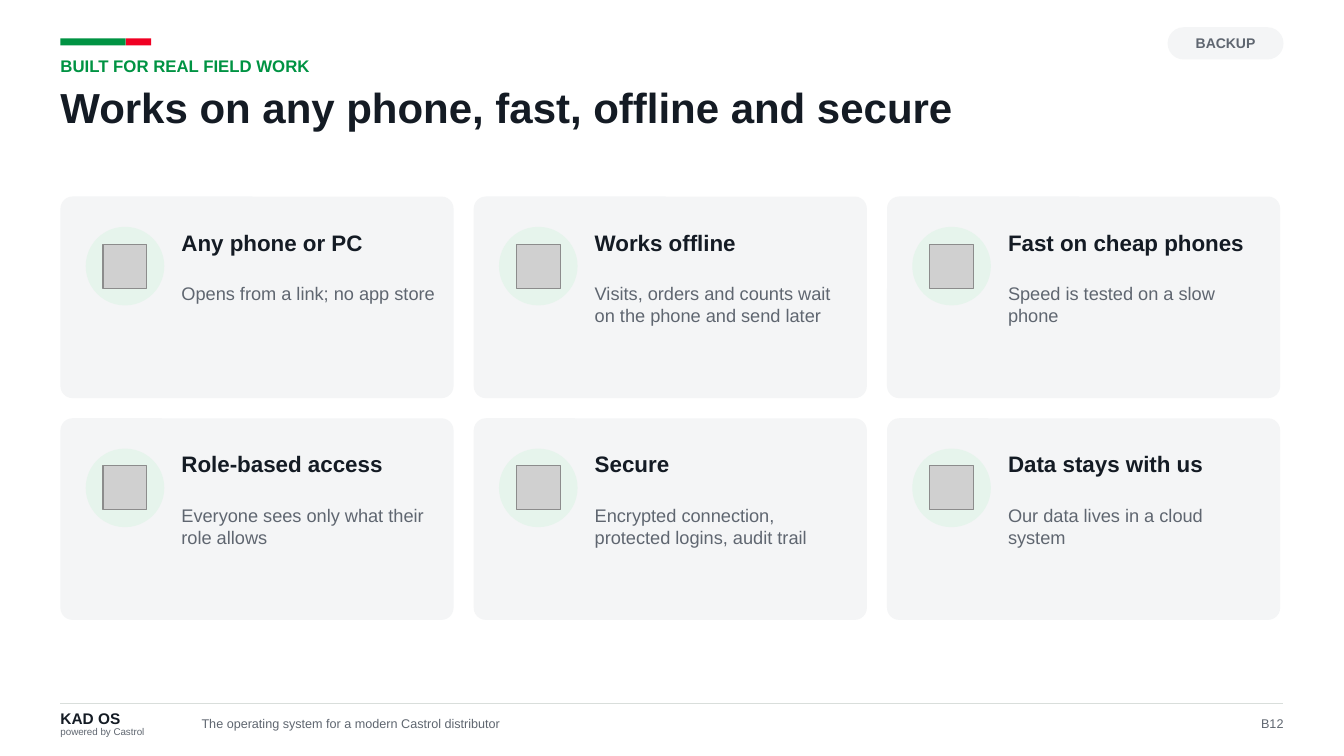
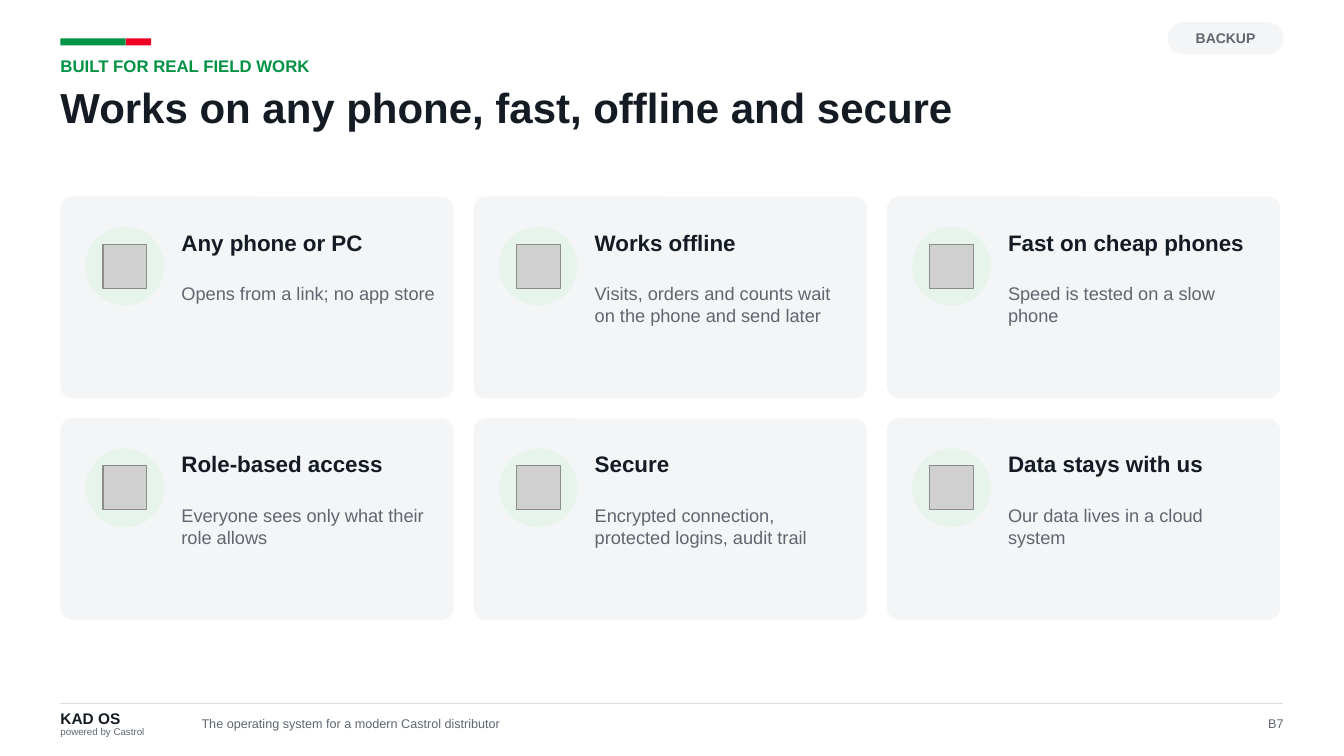
Before and after one commit to kdavtian/SalesManagerVisits, a slide deck: slide 25 of docs/castrol-global/KAD_OS_Castrol_Teams.pptx (slide 43 before the commit). Drawn at 1344x756 pixels with LibreOffice and Linux fonts; fonts in the diff are those of the drawing; grey boxes stand for pictures. Boxes give left, top, right and bottom in pixels: in the first picture for what was removed or moved away, otherwise in the second. Text is boxed around its words. In the diff, an @@ line names an element or a change of style, - is before the commit and + after.

```diff
--- a/docs/castrol-global/KAD_OS_Castrol_Teams.pptx
+++ b/docs/castrol-global/KAD_OS_Castrol_Teams.pptx
@@ text "BACKUP": place and size @@
-text "BACKUP" at box(1196, 38, 1256, 48)
+text "BACKUP" at box(1196, 33, 1256, 43)
@@ rounded rectangle: place and size @@
-rounded rectangle at box(1168, 27, 1284, 59)
+rounded rectangle at box(1168, 22, 1284, 54)
@@ text at box(1268, 719, 1283, 728): text changed @@
-B12
+B7
```
Also in this commit, not shown: 22 other slides changed, 1 slide added, 19 slides removed, 6 other files.
